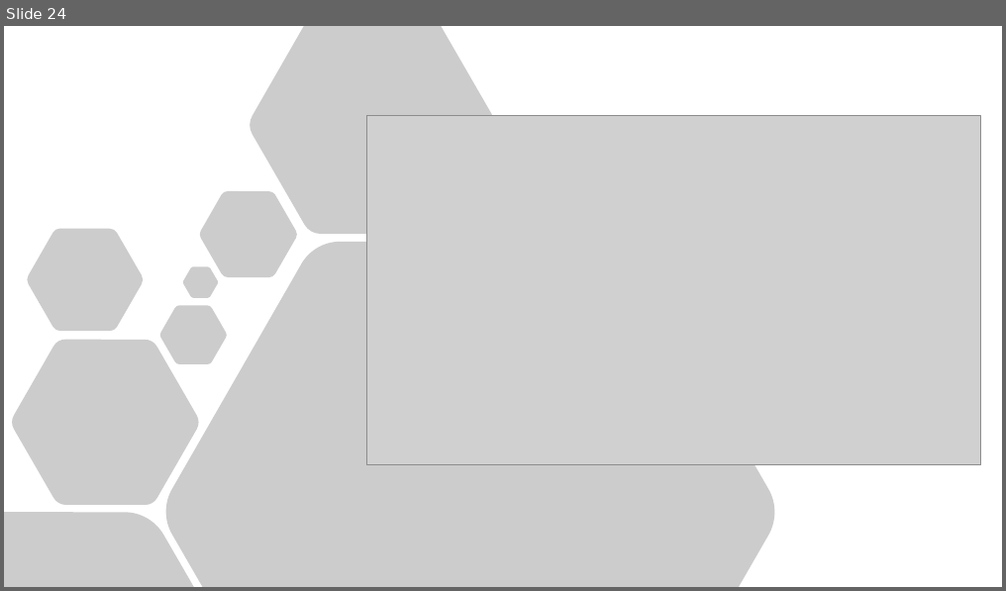
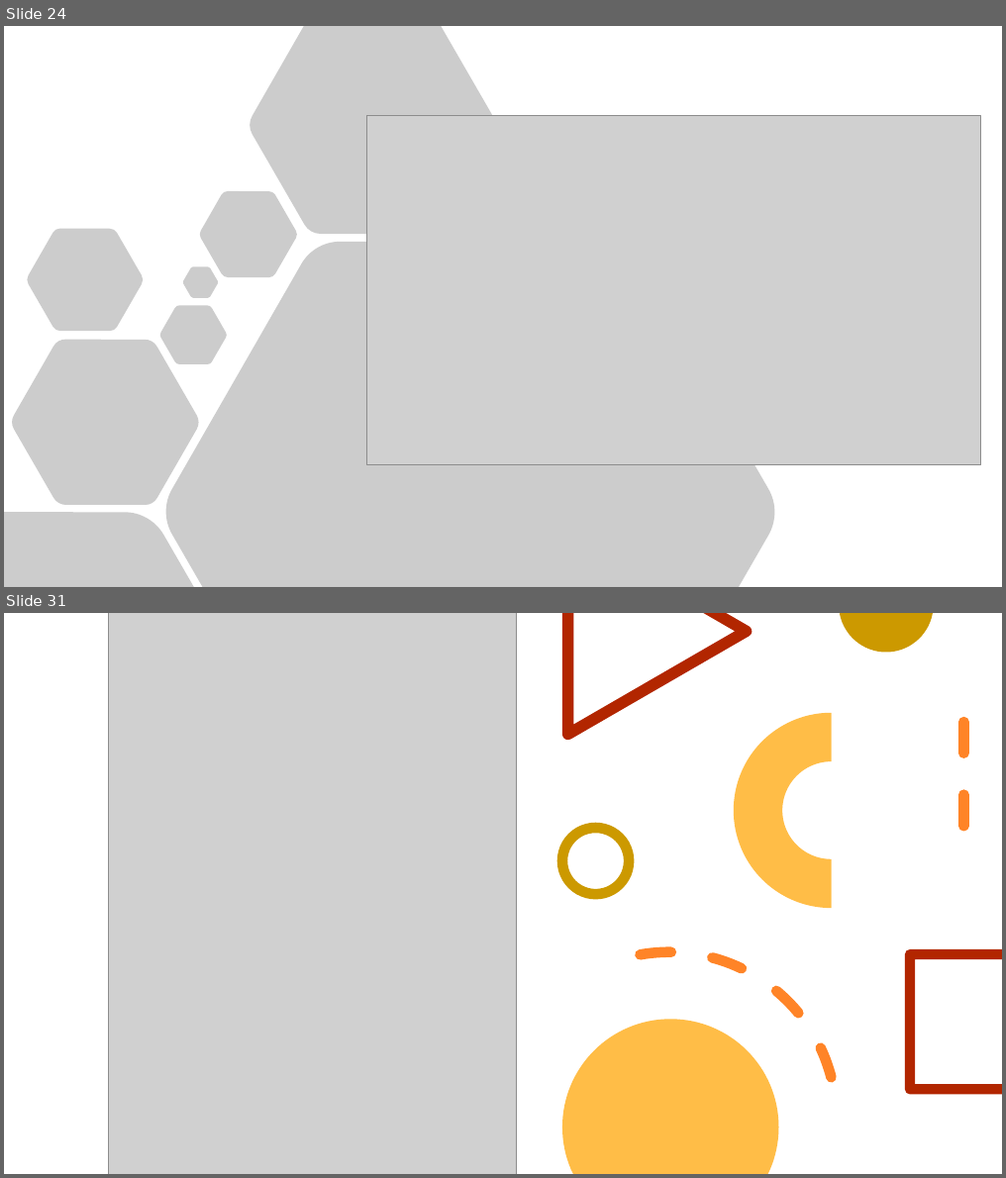
Before and after one commit to marianabetancur18/Ingenieria_Software, a slide deck: Semana 14-18 septiembre/Semana 4.pptx. Shown one above the other, each under a label of ours: slide 24 before the commit, slides 24 and 31 after it; the slides between them are not shown. The pictures are 1006x591 and 1006x1178 pixels, drawn with LibreOffice and Linux fonts; fonts in the diff are those of the drawing; grey boxes stand for pictures. Boxes give left, top, right and bottom in pixels: in the first picture for what was removed or moved away, otherwise in the second. Text is boxed around its words. In the diff, an @@ line names an element or a change of style, - is before the commit and + after.

```diff
--- a/Semana 14-18 septiembre/Semana 4.pptx
+++ b/Semana 14-18 septiembre/Semana 4.pptx
@@ slide 31 added at [4,613,1002,1174], background #FFFFFF @@
@@ picture added at [109,613,516,1174] @@
@@ freeform shape added at [562,613,751,741], fill #B22600 @@
@@ freeform shape added at [840,613,933,652], fill #CC9900 @@
@@ arch (boxed as its full ring) added at [734,713,930,908], fill #FFBD47 @@
@@ line added from (963, 722) to (963, 853), #FF8427 10 pt dashed @@
@@ ellipse added at [562,828,629,894], outline #CC9900 10 pt @@
@@ arc (boxed as its full ellipse) added at [476,926,864,1174], outline #FF8427 10 pt dashed @@
@@ freeform shape added at [905,950,1002,1095], fill #B22600 @@
@@ freeform shape added at [562,1020,779,1174], fill #FFBD47 @@
```
Also in this commit, not shown: 3 slides changed, 10 other slides added, 1 slide removed.
